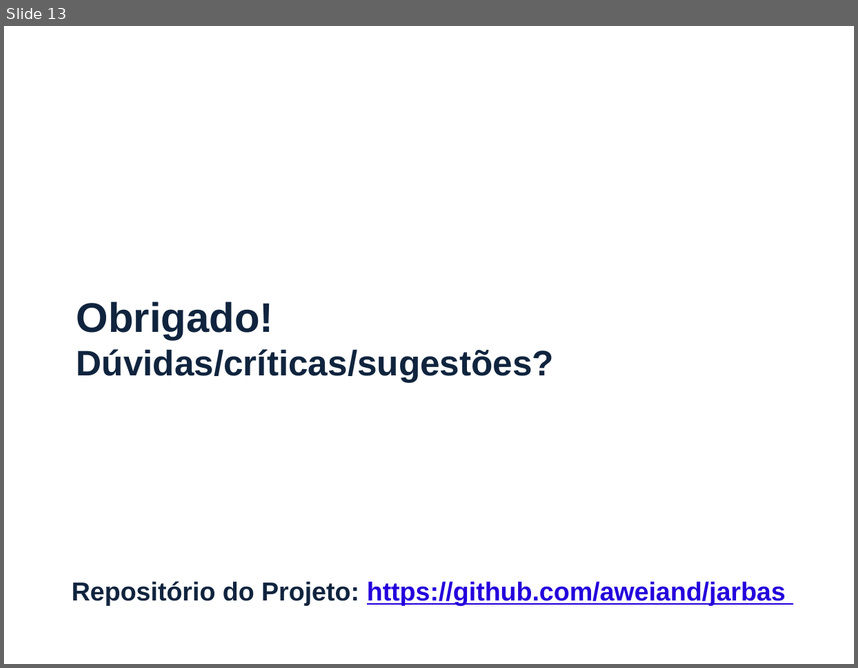
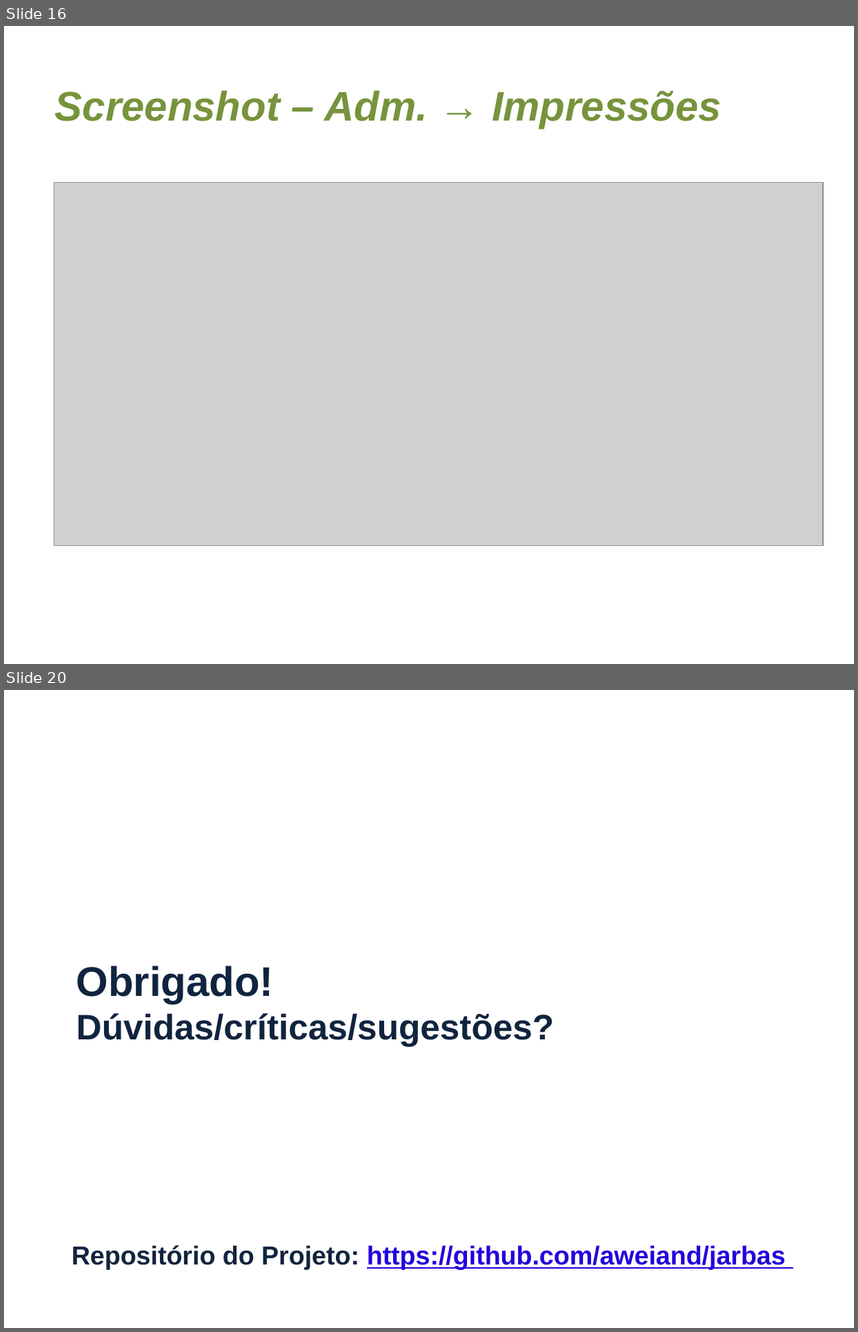
Before and after one commit to aweiand/jarbas, a slide deck: assets/docs/Apresentacao Jarbas.odp. Shown one above the other, each under a label of ours: slide 13 before the commit, slides 16 and 20 after it; the slides between them are not shown. The pictures are 858x668 and 858x1332 pixels, drawn with LibreOffice and Linux fonts; fonts in the diff are those of the drawing; grey boxes stand for pictures; background and template pictures are left out. Boxes give left, top, right and bottom in pixels: in the first picture for what was removed or moved away, otherwise in the second. Text is boxed around its words. In the diff, an @@ line names an element or a change of style, - is before the commit and + after.

```diff
--- a/assets/docs/Apresentacao Jarbas.odp
+++ b/assets/docs/Apresentacao Jarbas.odp
@@ slide 16 added at box(4, 26, 854, 664), background #FFFFFF @@
@@ title added at box(55, 90, 722, 129), 35 pt, text #77933C, bold, italic @@
+Screenshot – Adm. → Impressões
@@ picture added at box(54, 183, 824, 546) @@
@@ what was slide 13 is now slide 20 @@
```
Also in this commit, not shown: 7 slides changed, 9 other slides added, 3 slides removed, 7 other files.
